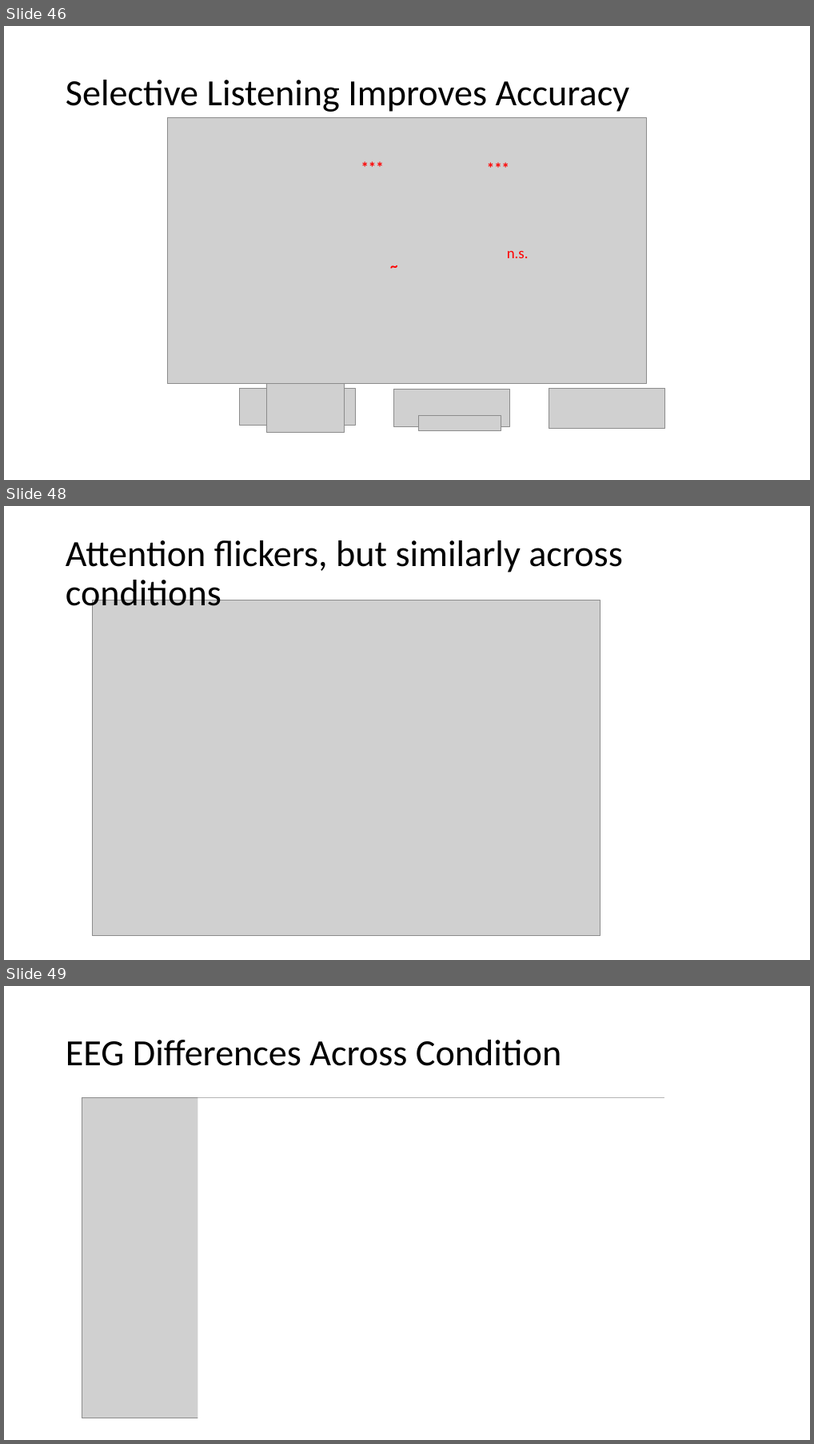
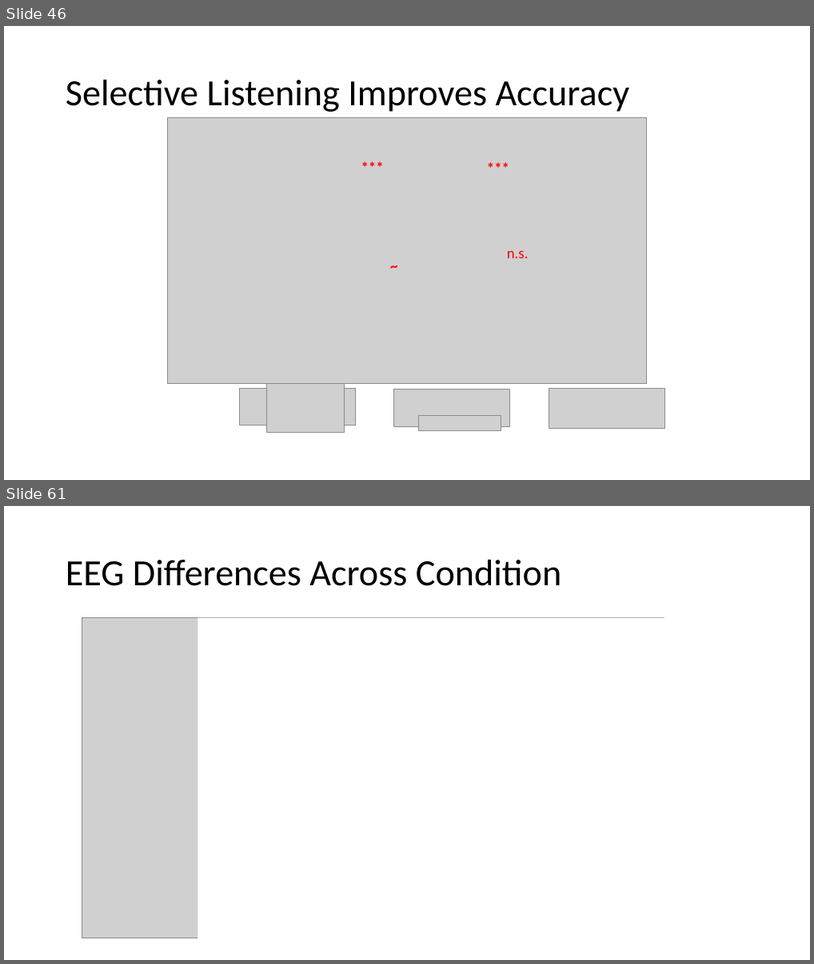
Before and after one commit to haberdashPI/german_track, a slide deck: presentations/ARO_2021/adapting_auditory_attention.pptx. Shown one above the other, each under a label of ours: slides 46, 48 and 49 before the commit, slides 46 and 61 after it; the slides between them are not shown. The pictures are 814x1444 and 814x964 pixels, drawn with LibreOffice and Linux fonts; fonts in the diff are those of the drawing; grey boxes stand for pictures. Boxes give left, top, right and bottom in pixels: in the first picture for what was removed or moved away, otherwise in the second. Text is boxed around its words. In the diff, an @@ line names an element or a change of style, - is before the commit and + after.

```diff
--- a/presentations/ARO_2021/adapting_auditory_attention.pptx
+++ b/presentations/ARO_2021/adapting_auditory_attention.pptx
@@ slide 48 removed at box(4, 506, 810, 960), background #FFFFFF @@
@@ title removed at box(66, 540, 622, 615) @@
-Attention flickers, but similarly across conditions
@@ picture removed at box(92, 600, 601, 936) @@
@@ what was slide 49 is now slide 61 @@
```
Also in this commit, not shown: 14 slides added, 1 other slide removed.
